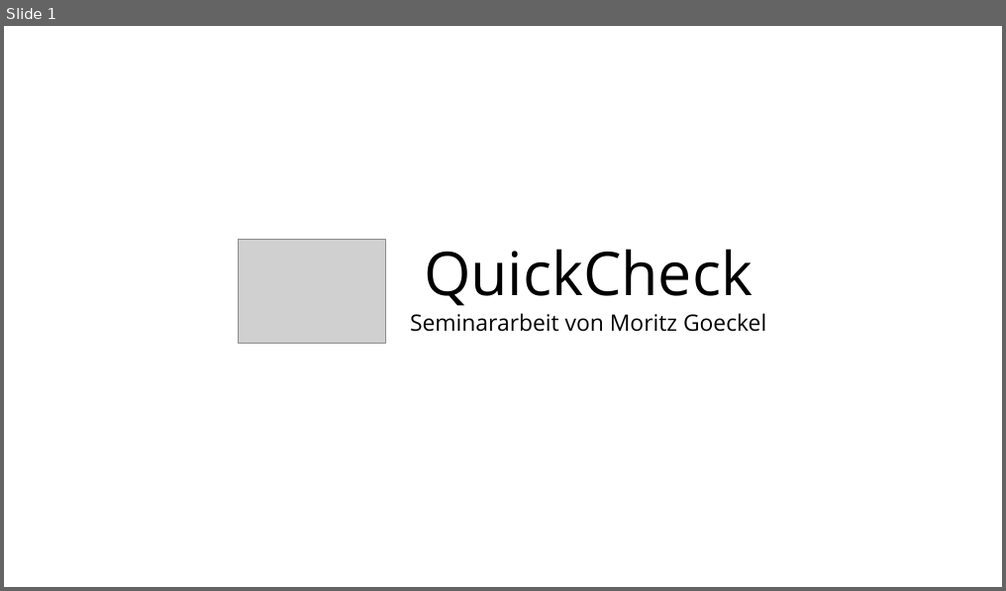
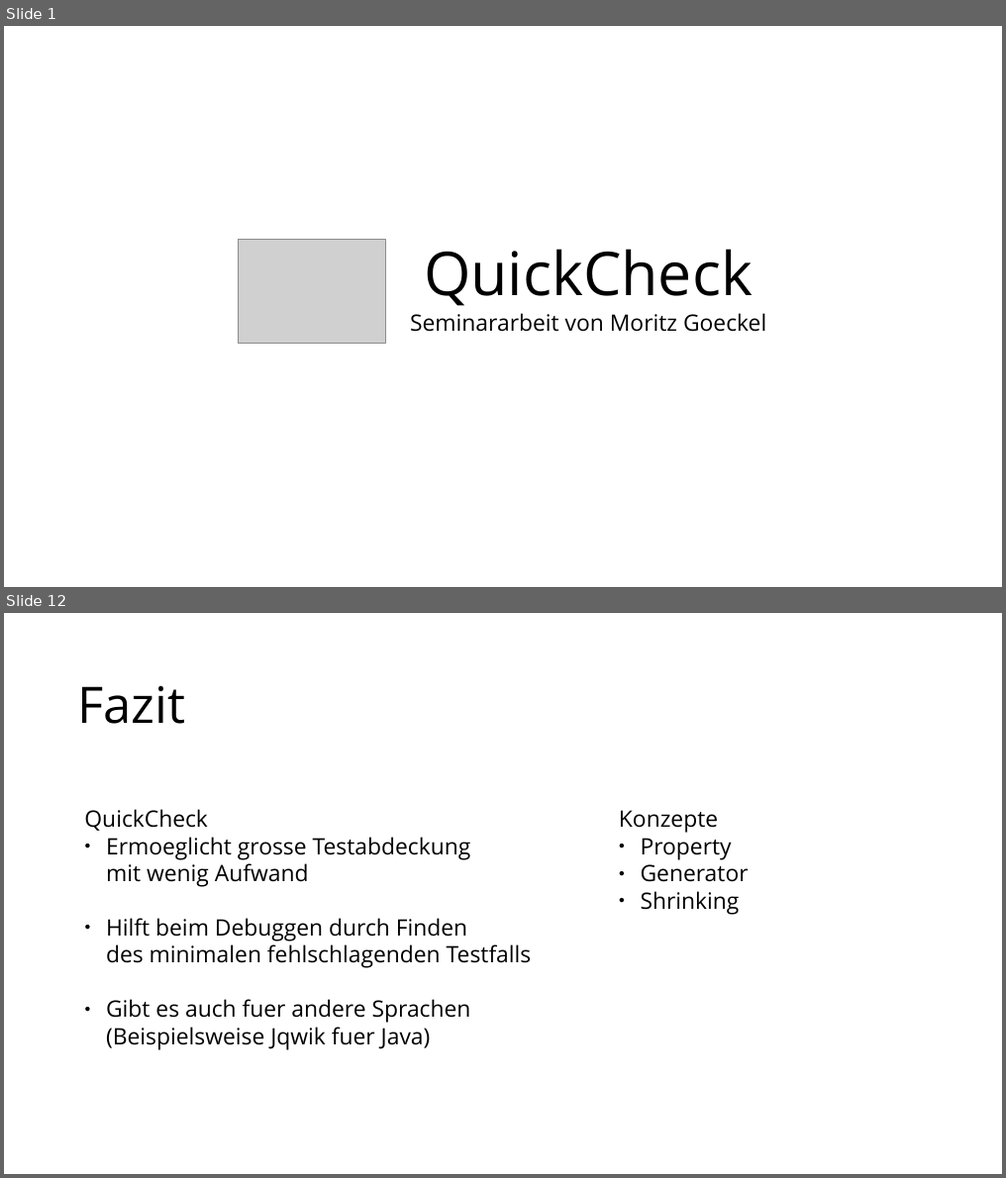
Before and after one commit to MoritzGoeckel/QuickCheck_Experiments, a slide deck: Praesentation.odp. Shown one above the other, each under a label of ours: slide 1 before the commit, slides 1 and 12 after it; the slides between them are not shown. The pictures are 1006x591 and 1006x1178 pixels, drawn with LibreOffice and Linux fonts; fonts in the diff are those of the drawing; grey boxes stand for pictures. Boxes give left, top, right and bottom in pixels: in the first picture for what was removed or moved away, otherwise in the second. Text is boxed around its words. In the diff, an @@ line names an element or a change of style, - is before the commit and + after.

```diff
--- a/Praesentation.odp
+++ b/Praesentation.odp
@@ slide 12 added at bbox=[4, 613, 1002, 1174], background #FFFFFF @@
@@ text added at bbox=[77, 685, 185, 724], 40 pt, text #000000 @@
+Fazit
@@ text added at bbox=[84, 809, 532, 1051], 18 pt, text #000000 @@
+QuickCheck
+● Ermoeglicht grosse Testabdeckung
+  mit wenig Aufwand
+● Hilft beim Debuggen durch Finden
+  des minimalen fehlschlagenden Testfalls
+● Gibt es auch fuer andere Sprachen
+  (Beispielsweise Jqwik fuer Java)
@@ text added at bbox=[619, 810, 748, 915], 18 pt, text #000000 @@
+Konzepte
+● Property
+● Generator
+● Shrinking
```
Also in this commit, not shown: 5 slides changed, 6 other slides added, 4 slides removed, 12 other files.
